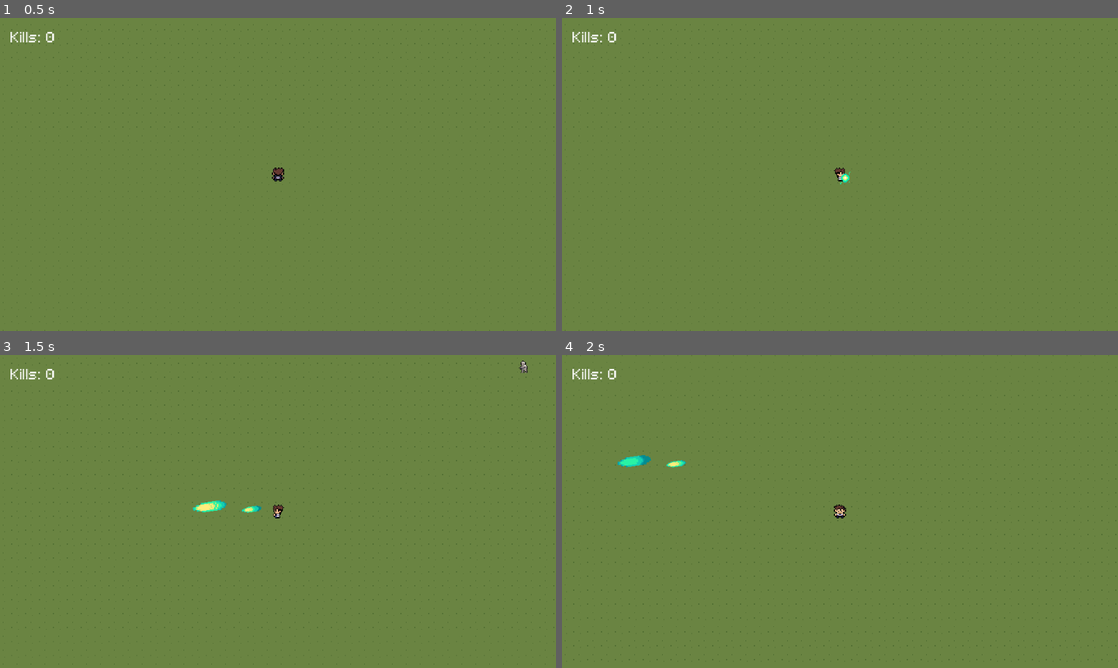
Above: before the commit, frames 1-4 (two rows, left to right).
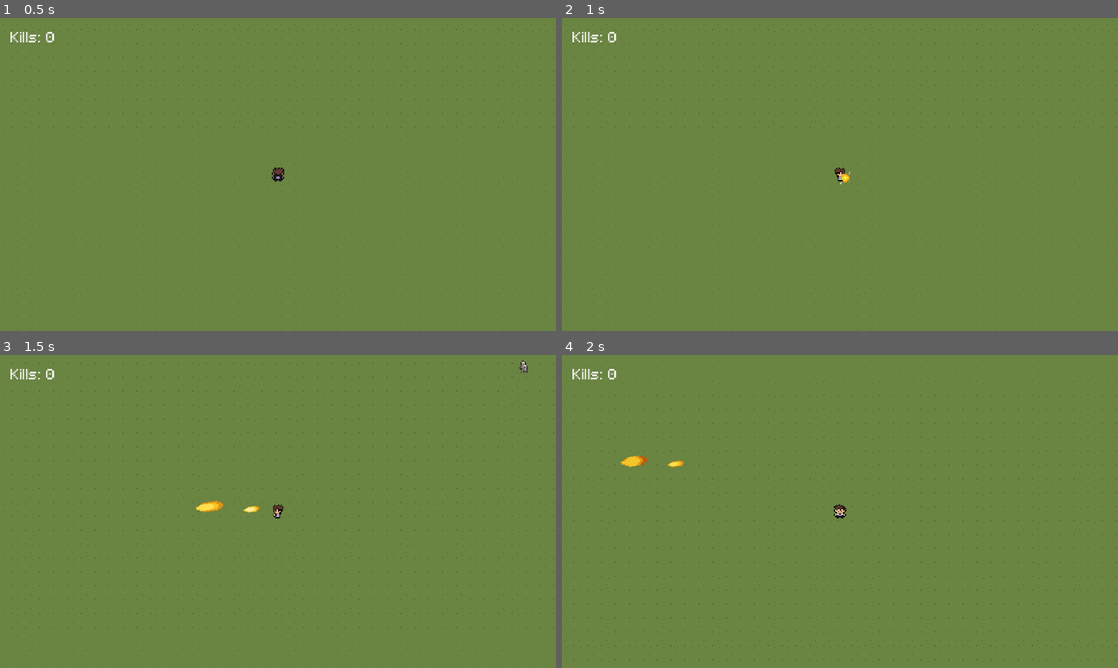
Above: after the commit, the same moments.

Repository: mp1707/godot-survivors-game
Game: Godot game, scene res://scenes/main.tscn
The game is run twice, just before and just after one commit, with the same random seed, the same clock (stepped at 60 frames per second) and the same inputs.
Inputs (mouse positions are in pixels of both pictures, inside the frame that each line leads up to):
- Up to frame 1 (0.5 s): no input
- Up to frame 2 (1 s): tap Enter at 0.5 s; move the mouse to (962, 158) at 0.52 s; hold D (move_right) from 0.53 s (still down); hold E (active_ability) from 0.53 s (still down); click (962, 158) at 0.67 s
- Up to frame 3 (1.5 s): move the mouse to (166, 527) at 1.27 s; release D (move_right) at 1.28 s; release E (active_ability) at 1.28 s; hold Down (move_down) from 1.28 s (still down); tap E (active_ability) at 1.35 s
- Up to frame 4 (2 s): keep holding Down (move_down)

Frame 1 is identical in both runs. In frame 2, less than 0.1% of the frame differs, in the area x 50-52%, y 49-54%; in frame 3, 0.2%; in frame 4, 0.2%, in the area x 10-23%, y 32-36%.

Commit message:
Update laser ability sprites to new weapon textures

Diff:
--- a/scenes/abilities/charged_laser_blast.tscn
+++ b/scenes/abilities/charged_laser_blast.tscn
@@ -1,31 +1,31 @@
 [gd_scene format=3 uid="uid://d33d8jn5vfqnk"]
 
 [ext_resource type="Script" uid="uid://dgah7h1luk3h1" path="res://scripts/abilities/laser_projectile.gd" id="1_iycgb"]
-[ext_resource type="Texture2D" uid="uid://cq1mgwyj0pcfp" path="res://art/effects/P1 Bullet_BermudaGreen.png" id="2_iycgb"]
+[ext_resource type="Texture2D" uid="uid://eka8sb7d0uan" path="res://art/weapons/charged_blast.png" id="2_iycgb"]
+
+[sub_resource type="AtlasTexture" id="AtlasTexture_iycgb"]
+atlas = ExtResource("2_iycgb")
+region = Rect2(0, 0, 6, 17)
 
 [sub_resource type="AtlasTexture" id="AtlasTexture_348n8"]
 atlas = ExtResource("2_iycgb")
-region = Rect2(0, 0, 6, 21)
+region = Rect2(6, 0, 6, 17)
 
 [sub_resource type="AtlasTexture" id="AtlasTexture_4y81p"]
 atlas = ExtResource("2_iycgb")
-region = Rect2(6, 0, 6, 21)
-
-[sub_resource type="AtlasTexture" id="AtlasTexture_ih1il"]
-atlas = ExtResource("2_iycgb")
-region = Rect2(12, 0, 6, 21)
+region = Rect2(12, 0, 6, 17)
 
 [sub_resource type="SpriteFrames" id="SpriteFrames_4uut5"]
 animations = [{
 "frames": [{
 "duration": 1.0,
+"texture": SubResource("AtlasTexture_iycgb")
+}, {
+"duration": 1.0,
 "texture": SubResource("AtlasTexture_348n8")
 }, {
 "duration": 1.0,
 "texture": SubResource("AtlasTexture_4y81p")
-}, {
-"duration": 1.0,
-"texture": SubResource("AtlasTexture_ih1il")
 }],
 "loop": true,
 "name": &"default",
--- a/scenes/abilities/charging_laser_ball.tscn
+++ b/scenes/abilities/charging_laser_ball.tscn
@@ -1,6 +1,6 @@
 [gd_scene format=3 uid="uid://s465xiay1qwc"]
 
-[ext_resource type="Texture2D" uid="uid://dpvengycn0u6d" path="res://art/effects/charging_laser_ball.png" id="1_ni860"]
+[ext_resource type="Texture2D" uid="uid://d1ryjv3cbou58" path="res://art/weapons/charging_laser_ball.png" id="1_ni860"]
 
 [sub_resource type="AtlasTexture" id="AtlasTexture_27wu0"]
 atlas = ExtResource("1_ni860")
@@ -16,11 +16,11 @@
 
 [sub_resource type="AtlasTexture" id="AtlasTexture_0rs15"]
 atlas = ExtResource("1_ni860")
-region = Rect2(16, 16, 16, 16)
+region = Rect2(0, 16, 16, 16)
 
 [sub_resource type="AtlasTexture" id="AtlasTexture_108e6"]
 atlas = ExtResource("1_ni860")
-region = Rect2(0, 16, 16, 16)
+region = Rect2(16, 16, 16, 16)
 
 [sub_resource type="AtlasTexture" id="AtlasTexture_sacuk"]
 atlas = ExtResource("1_ni860")
@@ -89,4 +89,4 @@
 
 [node name="AnimatedSprite2D" type="AnimatedSprite2D" parent="." unique_id=2087024273]
 sprite_frames = SubResource("SpriteFrames_87v0r")
-animation = &"charging"
+animation = &"max_charge"
--- a/scenes/abilities/laser_projectile.tscn
+++ b/scenes/abilities/laser_projectile.tscn
@@ -1,19 +1,19 @@
 [gd_scene format=3 uid="uid://442djdt3jfdt"]
 
 [ext_resource type="Script" uid="uid://dgah7h1luk3h1" path="res://scripts/abilities/laser_projectile.gd" id="1_6y1el"]
-[ext_resource type="Texture2D" uid="uid://dl4md8j88pecg" path="res://art/effects/P1 Bullet _Thinier_BermudaGreen.png" id="2_asjm4"]
+[ext_resource type="Texture2D" uid="uid://dm4wsao25dpwr" path="res://art/weapons/small_blast.png" id="2_ovl1w"]
 
 [sub_resource type="AtlasTexture" id="AtlasTexture_ovl1w"]
-atlas = ExtResource("2_asjm4")
-region = Rect2(0, 0, 6, 21)
+atlas = ExtResource("2_ovl1w")
+region = Rect2(0, 0, 5, 19)
 
 [sub_resource type="AtlasTexture" id="AtlasTexture_66huc"]
-atlas = ExtResource("2_asjm4")
-region = Rect2(6, 0, 6, 21)
+atlas = ExtResource("2_ovl1w")
+region = Rect2(6, 0, 5, 19)
 
 [sub_resource type="AtlasTexture" id="AtlasTexture_jcfwp"]
-atlas = ExtResource("2_asjm4")
-region = Rect2(12, 0, 6, 21)
+atlas = ExtResource("2_ovl1w")
+region = Rect2(12, 0, 5, 19)
 
 [sub_resource type="SpriteFrames" id="SpriteFrames_4uut5"]
 animations = [{
Binary file added: art/weapons/charged_blast.png
Not shown, added: art/weapons/charged_blast.png.import
Binary file added: art/weapons/charging_laser_ball.png
Not shown, added: art/weapons/charging_laser_ball.png.import
Binary file added: art/weapons/small_blast.png
Not shown, added: art/weapons/small_blast.png.import
Not shown, changed: .DS_Store
